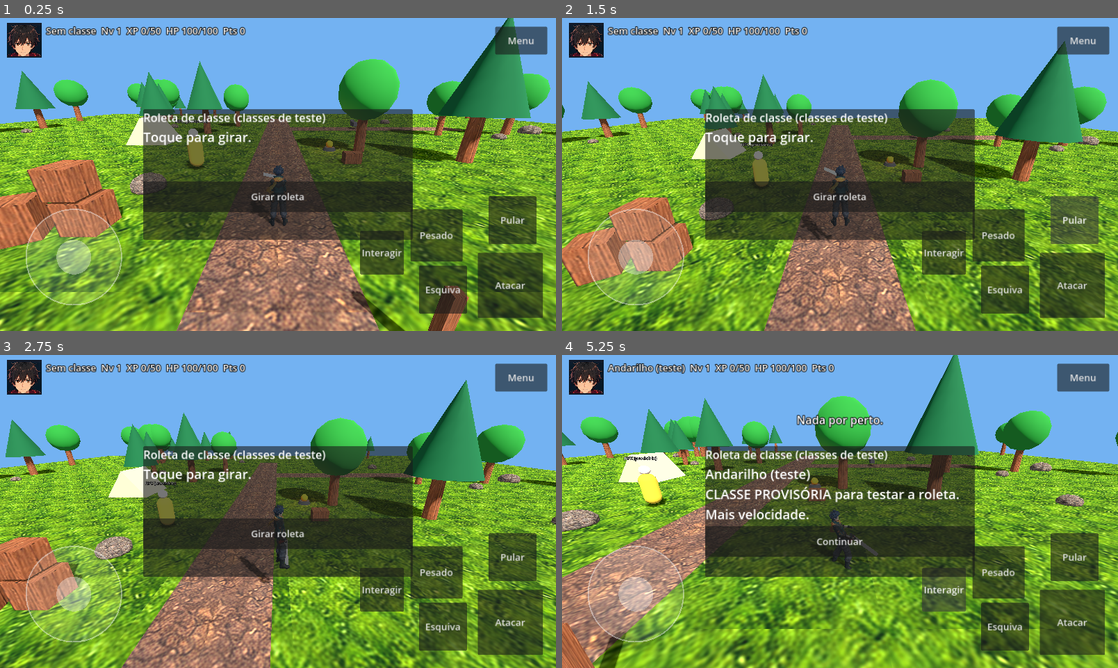
Above: before the commit, frames 1-4 (two rows, left to right).
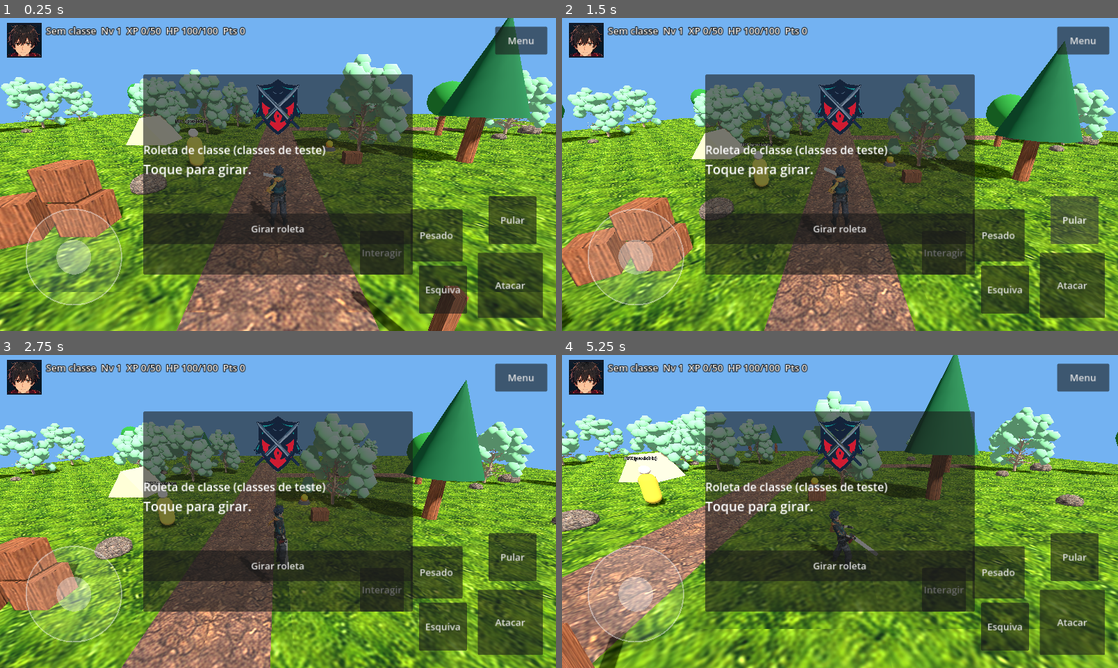
Above: after the commit, the same moments.

Repository: jt168304-sys/heroi-idiota
Game: Godot game, scene res://scenes/main/main.tscn
Two runs of this game, one before a commit and one after it. Both use one fixed random seed, a clock stepped at 60 frames per second and the inputs below.
Inputs (mouse positions are in pixels of both pictures, inside the frame that each line leads up to):
- Up to frame 1 (0.25 s): no input
- Up to frame 2 (1.5 s): click "Atacar" at 0.5 s; click "Pular" at 1.25 s
- Up to frame 3 (2.75 s): tap Enter at 2 s; move the mouse to (400, 495) at 2.02 s; hold D from 2.03 s (still down); tap F at 2.1 s; click (400, 495) at 2.17 s; tap Space at 2.27 s
- Up to frame 4 (5.25 s): release D at 2.75 s; drag from (728, 527) to (812, 574) at 2.77 s; click "Esquiva" at 3.5 s; click "Pesado" at 4.25 s; click "Interagir" at 5 s

The runs differ from the first frame. In frame 1, 25% of the frame differs, in the area x 0-100%, y 11-82%; in frame 2, 25%; in frame 3, 26%; in frame 4, 26%, in the area x 0-90%, y 2-82%.

Commit message:
feat: arvore 3d, logo e animacoes de caminhada/corrida

Diff:
--- a/project.godot
+++ b/project.godot
@@ -7,7 +7,7 @@
 config/description="Protótipo RPG 3D de aventura para Android"
 run/main_scene="res://scenes/main/main.tscn"
 config/features=PackedStringArray("4.3", "Mobile")
-config/icon="res://icon.svg"
+config/icon="res://icon.png"
 
 [autoload]
 
--- a/scripts/ui/hud.gd
+++ b/scripts/ui/hud.gd
@@ -211,13 +211,21 @@
 func _build_roulette() -> void:
 	roulette = PanelContainer.new()
 	roulette.visible = false
-	roulette.custom_minimum_size = Vector2(620, 300)
+	roulette.custom_minimum_size = Vector2(620, 460)
 	roulette.set_anchors_preset(Control.PRESET_CENTER)
 	roulette.grow_horizontal = Control.GROW_DIRECTION_BOTH
 	roulette.grow_vertical = Control.GROW_DIRECTION_BOTH
 	add_child(roulette)
 	var v := VBoxContainer.new()
 	roulette.add_child(v)
+	var logo := TextureRect.new()
+	var ltex: Texture2D = load("res://assets/ui/logo/logo.png")
+	if ltex != null:
+		logo.texture = ltex
+	logo.expand_mode = TextureRect.EXPAND_IGNORE_SIZE
+	logo.stretch_mode = TextureRect.STRETCH_KEEP_ASPECT_CENTERED
+	logo.custom_minimum_size = Vector2(0, 150)
+	v.add_child(logo)
 	var t := Label.new()
 	t.text = "Roleta de classe (classes de teste)"
 	t.add_theme_font_size_override("font_size", 26)
--- a/scripts/world/world_builder.gd
+++ b/scripts/world/world_builder.gd
@@ -80,7 +80,11 @@
 	sb.add_child(cs)
 	add_child(sb)
 
+var _tree_scene: PackedScene = null
+
 func _build_trees() -> void:
+	if ResourceLoader.exists("res://assets/models/trees/arvore_grande.glb"):
+		_tree_scene = load("res://assets/models/trees/arvore_grande.glb") as PackedScene
 	var rng := RandomNumberGenerator.new()
 	rng.seed = 7
 	var trunk := MeshUtil.cyl(0.25, 0.3, 2.0)
@@ -112,11 +116,17 @@
 		cs.shape = shape
 		cs.position.y = 1.5
 		t.add_child(cs)
-		MeshUtil.add_mat(t, trunk, MeshUtil.tex_mat("res://assets/textures/madeira.png", Vector3(1, 2, 1)), Vector3(0, 1.0, 0))
-		if count % 3 == 0:
-			MeshUtil.add(t, cone, Color(0.1, 0.35, 0.2), Vector3(0, 3.7, 0))   # conífera
+		if _tree_scene != null and count % 4 != 3:
+			# Árvore 3D real (4.4 mil triângulos, ~8 m na escala original); reduzida para ~5 m aqui
+			var inst: Node3D = _tree_scene.instantiate()
+			inst.scale = Vector3(0.6, 0.6, 0.6)
+			t.add_child(inst)
 		else:
-			MeshUtil.add(t, crown, Color(0.15, 0.5, 0.18), Vector3(0, 3.2, 0))  # folhas
+			MeshUtil.add_mat(t, trunk, MeshUtil.tex_mat("res://assets/textures/madeira.png", Vector3(1, 2, 1)), Vector3(0, 1.0, 0))
+			if count % 3 == 0:
+				MeshUtil.add(t, cone, Color(0.1, 0.35, 0.2), Vector3(0, 3.7, 0))   # conífera
+			else:
+				MeshUtil.add(t, crown, Color(0.15, 0.5, 0.18), Vector3(0, 3.2, 0))  # folhas
 		add_child(t)
 		count += 1
 
Binary file changed: assets/characters/heroi.glb
Binary file added: assets/models/trees/arvore_grande.glb
Binary file added: assets/ui/logo/adaptive_bg_432.png
Binary file added: assets/ui/logo/adaptive_fg_432.png
Binary file added: assets/ui/logo/launcher_512.png
Binary file added: assets/ui/logo/logo.png
Binary file added: docs/referencias/logo_original.jpg
Not shown, changed: export_presets.cfg
Binary file added: icon.png
Not shown, changed: docs/ASSETS.md
Not shown, changed: docs/CHANGELOG.md
Not shown, added: docs/ESTILO.md
